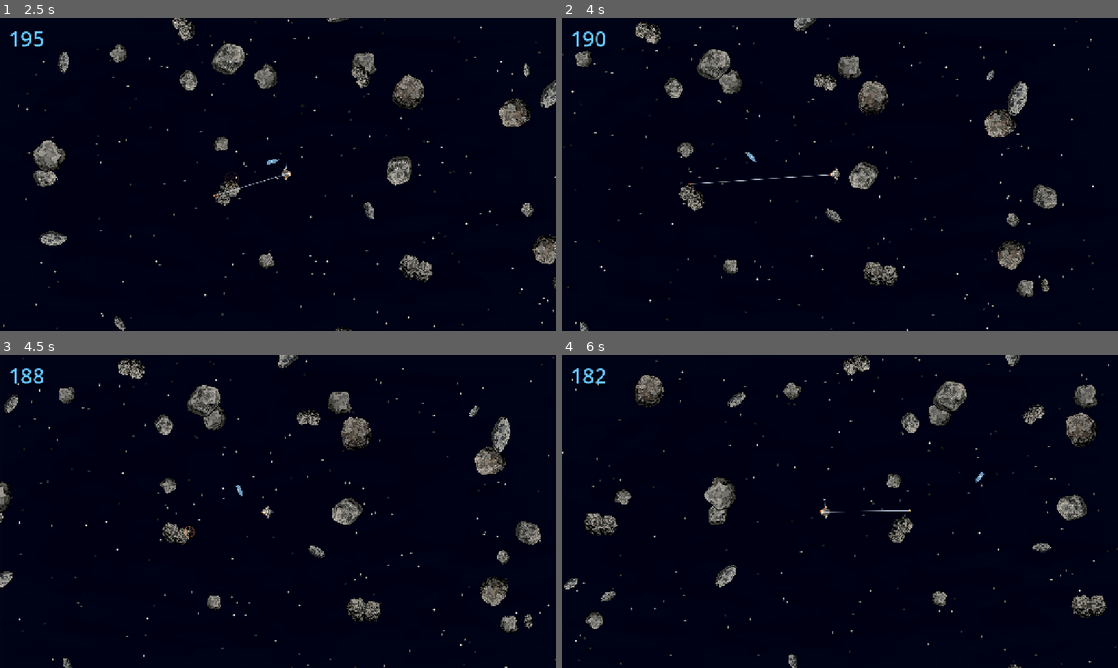
Above: before the commit, frames 1-4 (two rows, left to right).
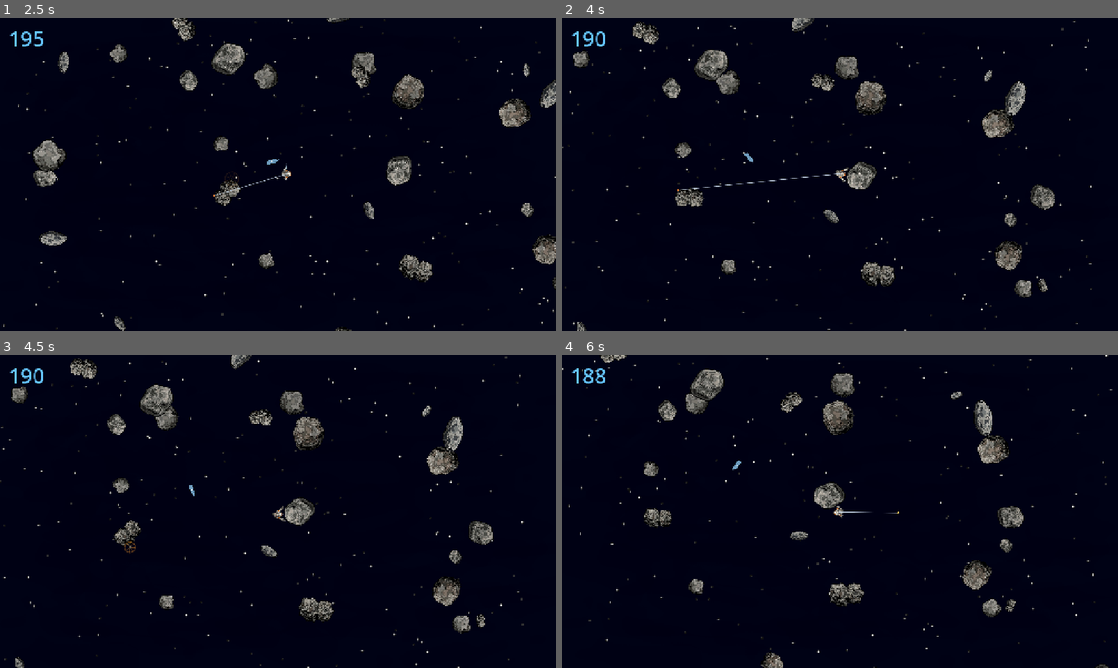
Above: after the commit, the same moments.

Repository: xOnelinx/-space_scrapheap
Game: Godot game, scene res://scenes/main.tscn
Same seed, same stepped clock (60 frames per second), same inputs: the game is played once before the commit and once after it.
Inputs (mouse positions are in pixels of both pictures, inside the frame that each line leads up to):
- Up to frame 1 (2.5 s): click "Начать игру" at 0.5 s; move the mouse to (400, 158) at 1.27 s; hold D (move_right) 1.28-2.03 s; hold Right mouse button (aim) 1.28-2.03 s; click (400, 158) at 1.42 s; move the mouse to (166, 190) at 2.02 s; hold S (move_down) from 2.03 s (still down); tap E (harpoon) at 2.1 s
- Up to frame 2 (4 s): move the mouse to (895, 105) at 2.77 s; release S (move_down) at 2.78 s; hold D (move_right) 2.78-3.53 s; hold F (hatch) 2.78-3.53 s; move the mouse to (812, 237) at 3.52 s; hold W (move_up) from 3.53 s (still down); click (812, 237) at 3.6 s
- Up to frame 3 (4.5 s): move the mouse to (444, 558) at 4.27 s; release W (move_up) at 4.28 s; hold A (move_left) from 4.28 s (still down); hold Q (release_tether) from 4.28 s (still down)
- Up to frame 4 (6 s): move the mouse to (673, 464) at 5.02 s; release Q (release_tether) at 5.03 s; right-click (673, 464) at 5.1 s; move the mouse to (867, 511) at 5.77 s; release A (move_left) at 5.78 s; hold S (move_down) from 5.78 s (still down); hold E (harpoon) from 5.78 s (still down); click (867, 511) at 5.92 s

Frame 1 is identical in both runs. In frame 2, 4.8% of the frame differs, in the area x 0-96%, y 0-100%; in frame 3, 9.9%, in the area x 0-100%, y 0-100%; in frame 4, 9.7%.

Commit message:
фикс бага с фпс при запущенном крюке

Diff:
--- a/godot/scripts/bodies.gd
+++ b/godot/scripts/bodies.gd
@@ -30,7 +30,7 @@
 		var body := node as Node2D
 		if body == null or body == ignore or not Body.is_body(body):
 			continue
-		var t := Body.ray_distance(body, origin, dir)
+		var t := Body.ray_distance(body, origin, dir, best_t)
 		if t >= 0.0 and t < INF and t <= best_t:
 			best_t = t
 			found = body
--- a/godot/scripts/body.gd
+++ b/godot/scripts/body.gd
@@ -59,8 +59,12 @@
 	return INF
 
 
-static func ray_distance(node: Node2D, origin: Vector2, direction: Vector2) -> float:
-	if node == null:
+static func ray_distance(node: Node2D, origin: Vector2, direction: Vector2, limit: float = INF) -> float:
+	if node == null or limit <= 0.0:
+		return INF
+	## Силуэт дорогой. На шаге болта окружность отсекает почти все тела.
+	var radius := hit_radius(node)
+	if radius > 0.0 and _misses_disk(node.global_position, radius, origin, direction, limit):
 		return INF
 	var shape_flag: Variant = node.get("shaped")
 	if shape_flag != null and bool(shape_flag) and node.has_method("ray_hit"):
@@ -68,7 +72,6 @@
 		if along < 0.0:
 			return INF
 		return along
-	var radius := hit_radius(node)
 	if radius <= 0.0:
 		return INF
 	return ray_circle(origin, direction, node.global_position, radius)
@@ -120,6 +123,17 @@
 	apply_impulse(b, impulse_t, contact)
 
 
+static func _misses_disk(center: Vector2, radius: float, origin: Vector2, dir: Vector2, limit: float) -> bool:
+	var slack := radius + 1.0
+	var along := (center - origin).dot(dir)
+	if along < 0.0:
+		along = 0.0
+	elif along > limit:
+		along = limit
+	var closest := origin + dir * along
+	return closest.distance_squared_to(center) > slack * slack
+
+
 static func _other_layer(a: Node, b: Node) -> bool:
 	var da: Variant = a.get("depth")
 	var db: Variant = b.get("depth")
--- a/godot/scripts/space_rock.gd
+++ b/godot/scripts/space_rock.gd
@@ -170,13 +170,16 @@
 func ray_hit(origin: Vector2, dir: Vector2) -> float:
 	if not shaped or outline == null or outline.points.size() < 3:
 		return INF
+	## Ребро в локали спрайта. local_dir — образ единичного мирового шага, поэтому t в мировых пикселях.
+	var local_origin := to_local(origin)
+	var local_dir := to_local(origin + dir) - local_origin
+	if local_dir.length_squared() < 0.0000001:
+		return INF
 	var best := INF
 	var pts := outline.points
 	var n := pts.size()
 	for i in n:
-		var a := to_global(pts[i])
-		var b := to_global(pts[(i + 1) % n])
-		var t := _ray_segment(origin, dir, a, b)
+		var t := _ray_segment(local_origin, local_dir, pts[i], pts[(i + 1) % n])
 		if t >= 0.0 and t < best:
 			best = t
 	return best
--- a/godot/scripts/tether.gd
+++ b/godot/scripts/tether.gd
@@ -2,11 +2,11 @@
 extends RefCounted
 
 ## Трос. Выстрел толкает стрелка назад. Наконечник вплавляется вспышкой.
-## Втягивание коротит трос и ускоряет к телу. Дальше 20 размеров скитальца он не тянется.
+## Втягивание коротит трос и ускоряет к телу. Дальше 26⅔ размеров скитальца он не тянется.
 
 enum Phase { IDLE, BOLT, LINKED }
 
-const BODIES := 20.0
+const BODIES := 80.0 / 3.0
 const BOLT_SPEED := 640.0
 const RECOIL_SPEED := 90.0
 const REEL_RATE := 140.0
Not shown, changed: GAME.md
